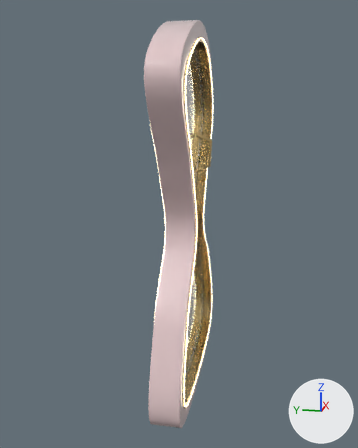
A saved change to the glTF model public/models/doors/hourglass.glb.
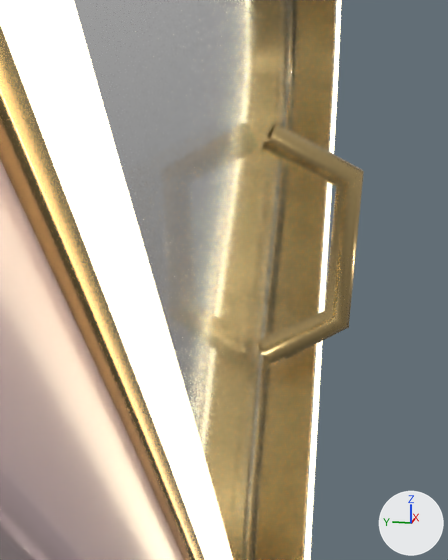
There are two pictures of each version: one whole from a camera (50 mm lens) standing at (-4.415, -0.814, 2.765) and looking at (-0.017, 0.066, 1.665), one close up from a camera (50 mm lens) standing at (-0.732, -0.18, 2.484) and looking at (0.169, 0.0, 2.259). Lighting does not change. The marker at lower right points along +X, +Y and +Z. The first two pictures are the older version. Where no turn or scale is listed for an object, it has been applied to the vertices.

Names of what the first close-up shows: 'Fixed_ChampagneReveal.003', 'Fixed_GlassFrame.003', 'Fixed_InnerLight_Front.003', 'Moving_GlassLeaf.003', 'Moving_PolishedEdge.003', 'Moving_Pull.003'.
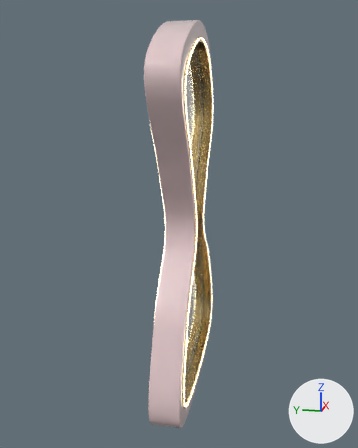
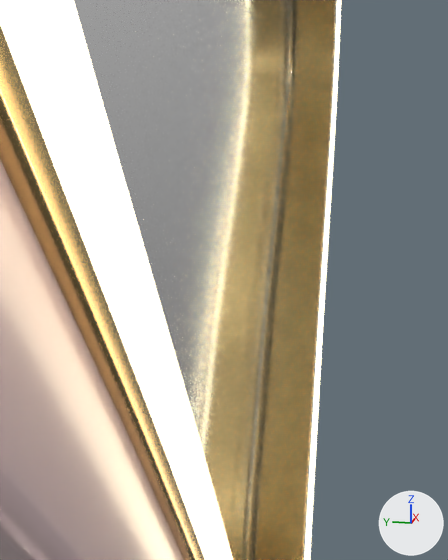
Boxes [x1, y1, x2, y2] around the edits, measured in the close-ups (448 x 560 px):
'Moving_Pull.003', deleted (beige): before [257, 122, 364, 367]

Patch to the scene script:
```diff
--- a/public/models/doors/hourglass.glb.py
+++ b/public/models/doors/hourglass.glb.py
@@ ob_moving_pull_003 @@
-ob_moving_pull_003 = bpy.data.objects.new('Moving_Pull.003', me_moving_pull_003)
-ob_moving_pull_003.location = (0.0, 0.0, 0.0)
```
